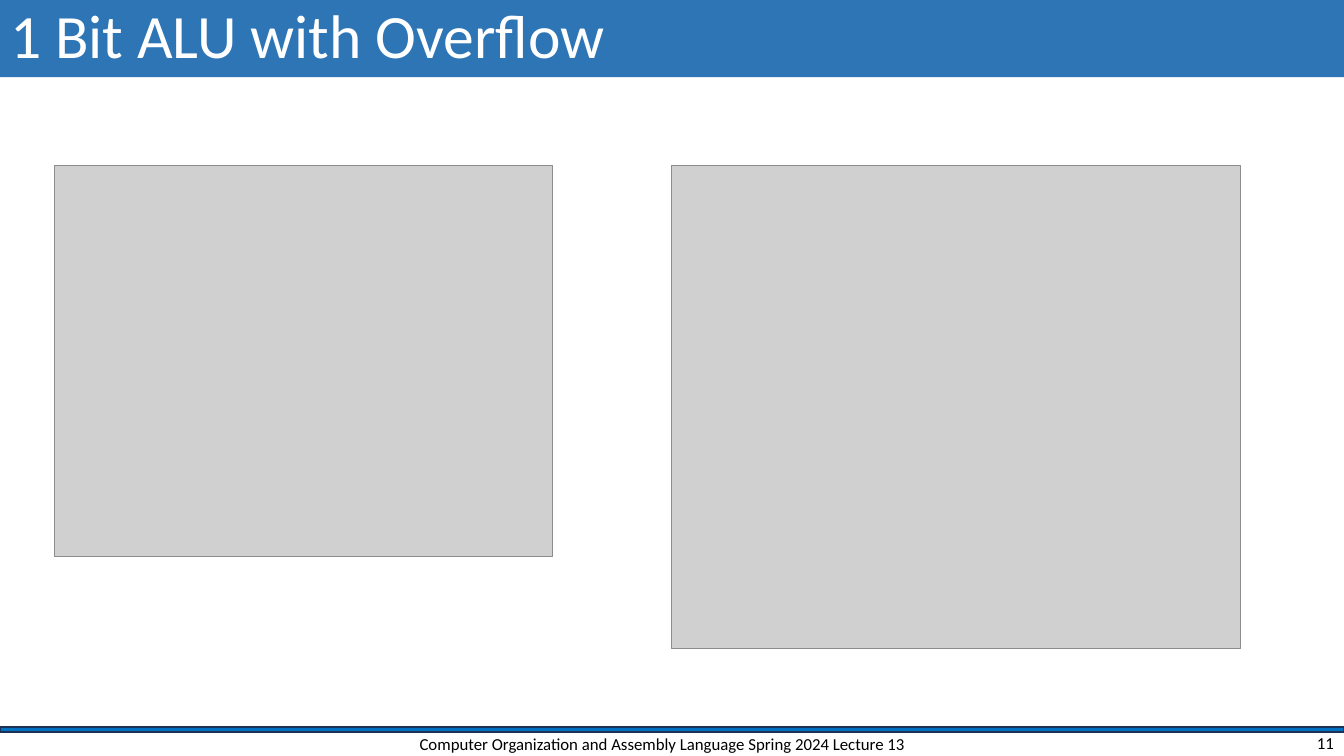
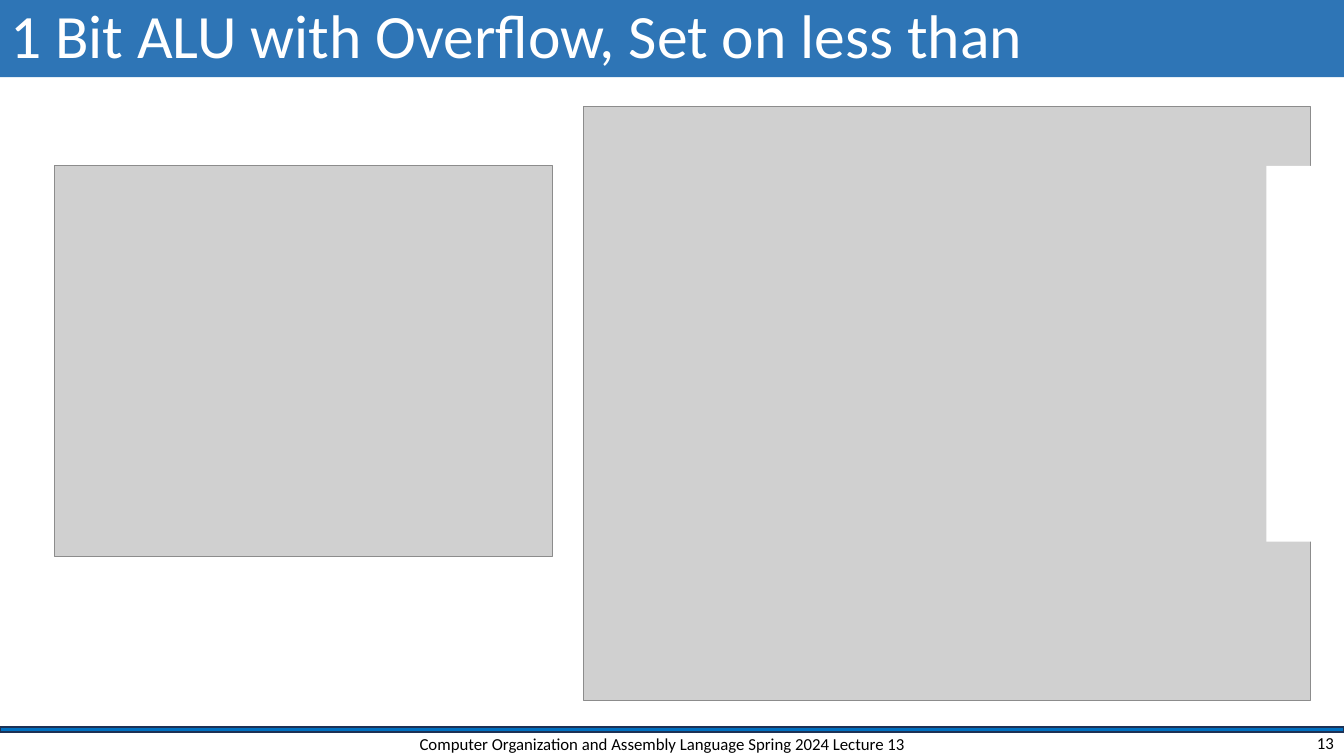
Before and after one commit to shahidmasud/shahidmasud.github.io, a slide deck: slide 13 of CompOrg_Lec13_Spr2024.ppsx (slide 11 before the commit). Drawn at 1344x756 pixels with LibreOffice and Linux fonts; fonts in the diff are those of the drawing; grey boxes stand for pictures; background and template pictures are left out. Boxes give left, top, right and bottom in pixels: in the first picture for what was removed or moved away, otherwise in the second. Text is boxed around its words. In the diff, an @@ line names an element or a change of style, - is before the commit and + after.

```diff
--- a/CompOrg_Lec13_Spr2024.ppsx
+++ b/CompOrg_Lec13_Spr2024.ppsx
@@ title at bbox=[10, 15, 1022, 66]: text changed @@
-1 Bit ALU with Overflow
+1 Bit ALU with Overflow, Set on less than
@@ picture: place and size @@
-picture at bbox=[673, 166, 1241, 649]
+picture at bbox=[584, 107, 1311, 701]
@@ rectangle added at bbox=[1266, 166, 1331, 542], fill #FFFFFF @@
@@ page number at bbox=[1317, 738, 1334, 749]: text changed @@
-11
+13
```
Also in this commit, not shown: 1 other slide changed, 1 slide added, 1 other file.
